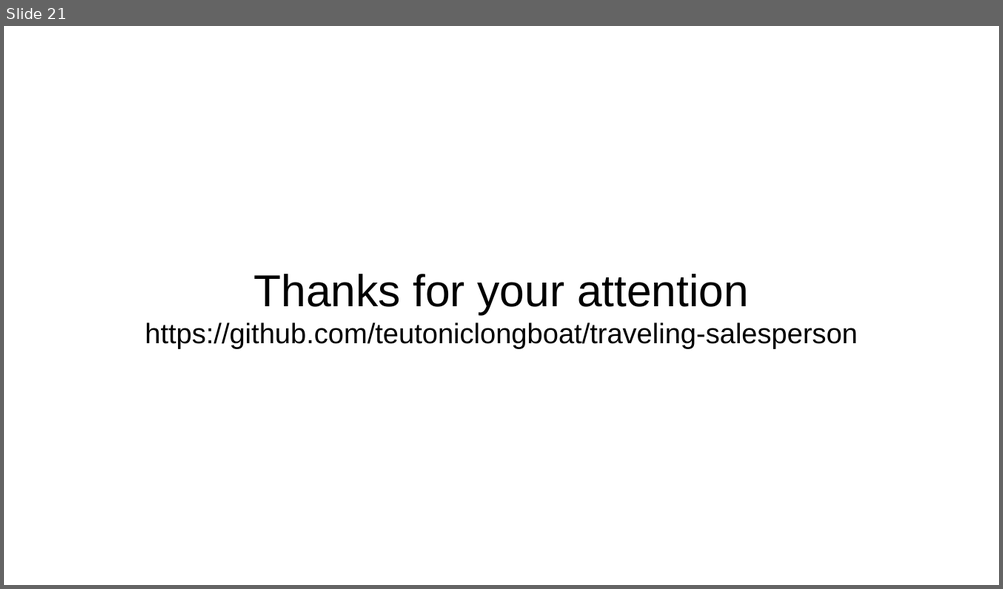
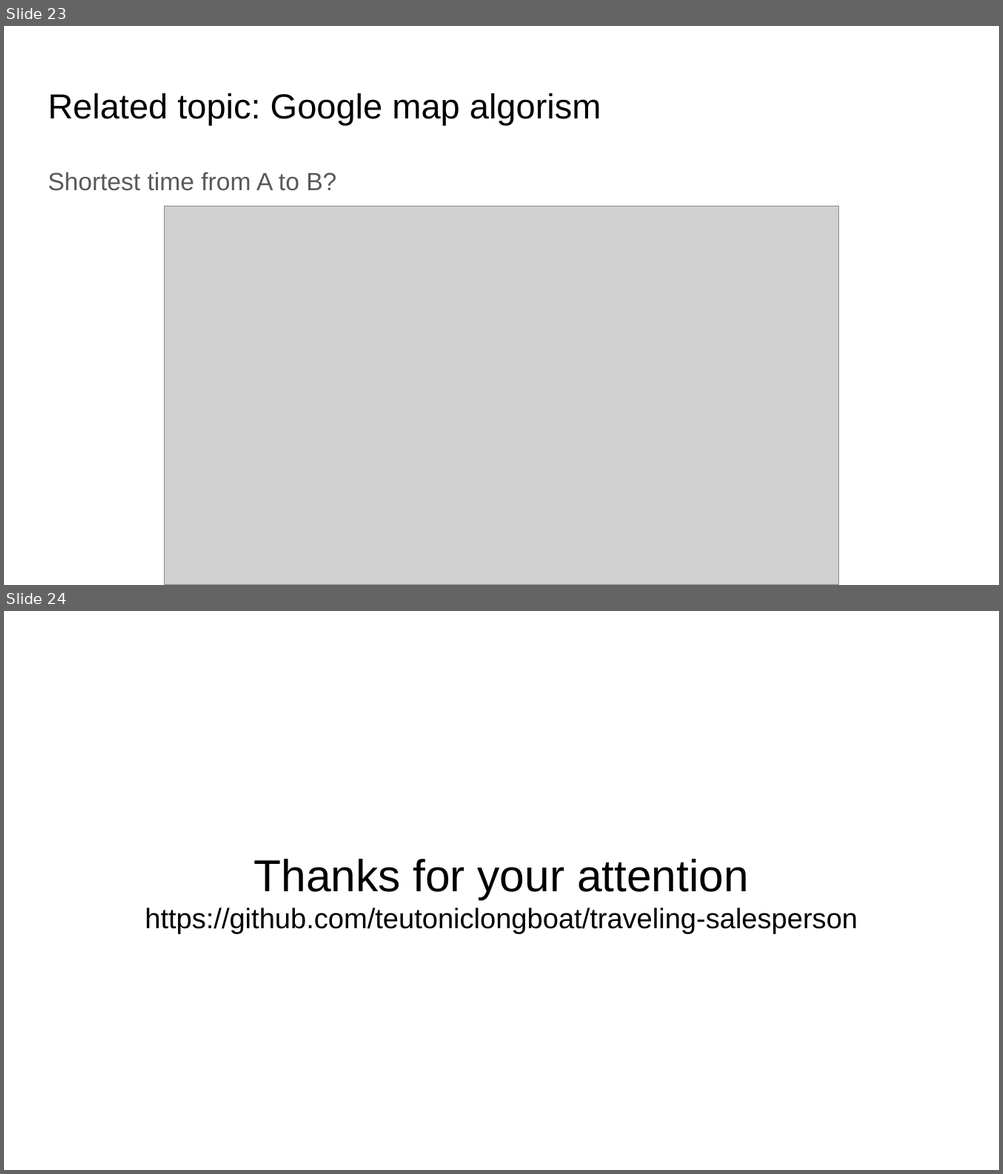
Before and after one commit to teutoniclongboat/traveling-salesperson, a slide deck: 1102127S_presentation.pptx. Shown one above the other, each under a label of ours: slide 21 before the commit, slides 23 and 24 after it. The pictures are 1003x589 and 1003x1174 pixels, drawn with LibreOffice and Linux fonts; fonts in the diff are those of the drawing; grey boxes stand for pictures. Boxes give left, top, right and bottom in pixels: in the first picture for what was removed or moved away, otherwise in the second. Text is boxed around its words. In the diff, an @@ line names an element or a change of style, - is before the commit and + after.

```diff
--- a/1102127S_presentation.pptx
+++ b/1102127S_presentation.pptx
@@ slide 23 added at (4, 26, 999, 585), background #FFFFFF @@
@@ title added at (48, 93, 601, 125), 25.2 pt, text #000000 @@
+Related topic: Google map algorism
@@ text added at (48, 172, 336, 191), 18 pt, text #595959 @@
+Shortest time from A to B?
@@ picture added at (164, 206, 839, 585) @@
@@ what was slide 21 is now slide 24 @@
```
Also in this commit, not shown: 2 slides changed, 2 other slides added.
